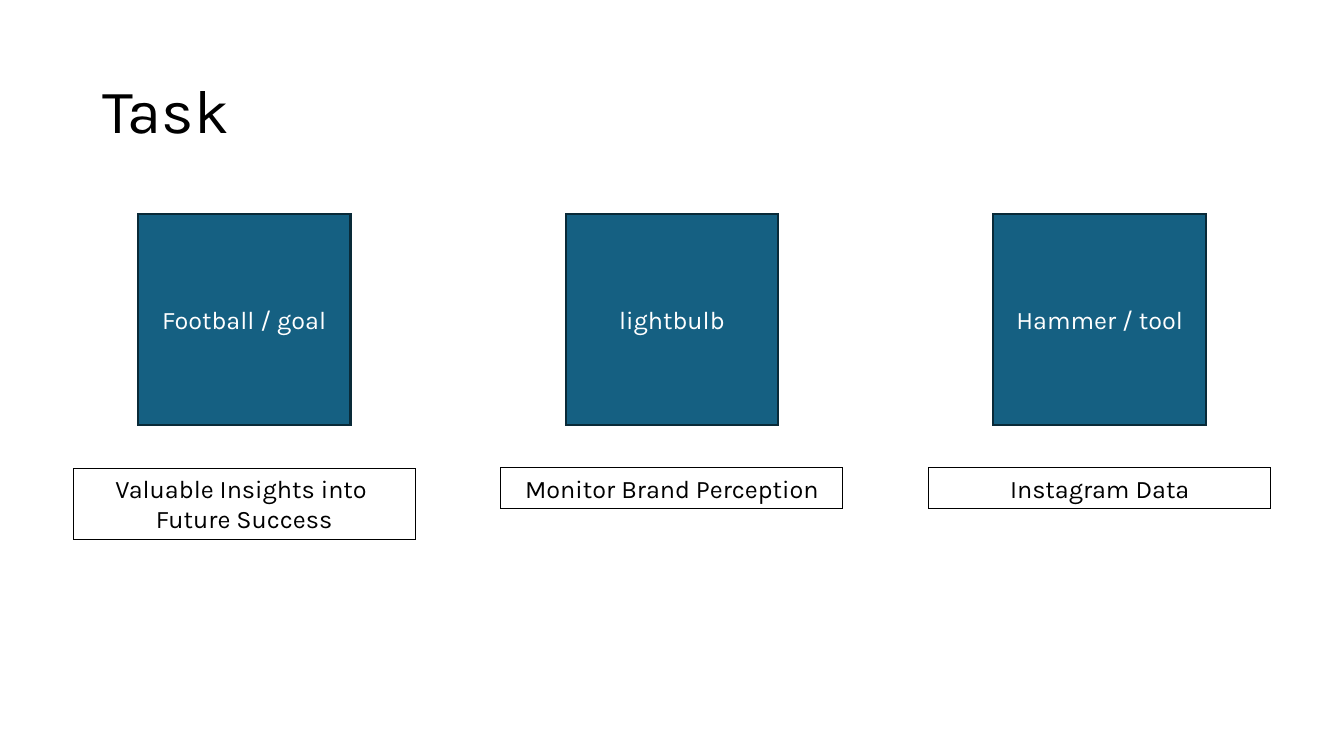
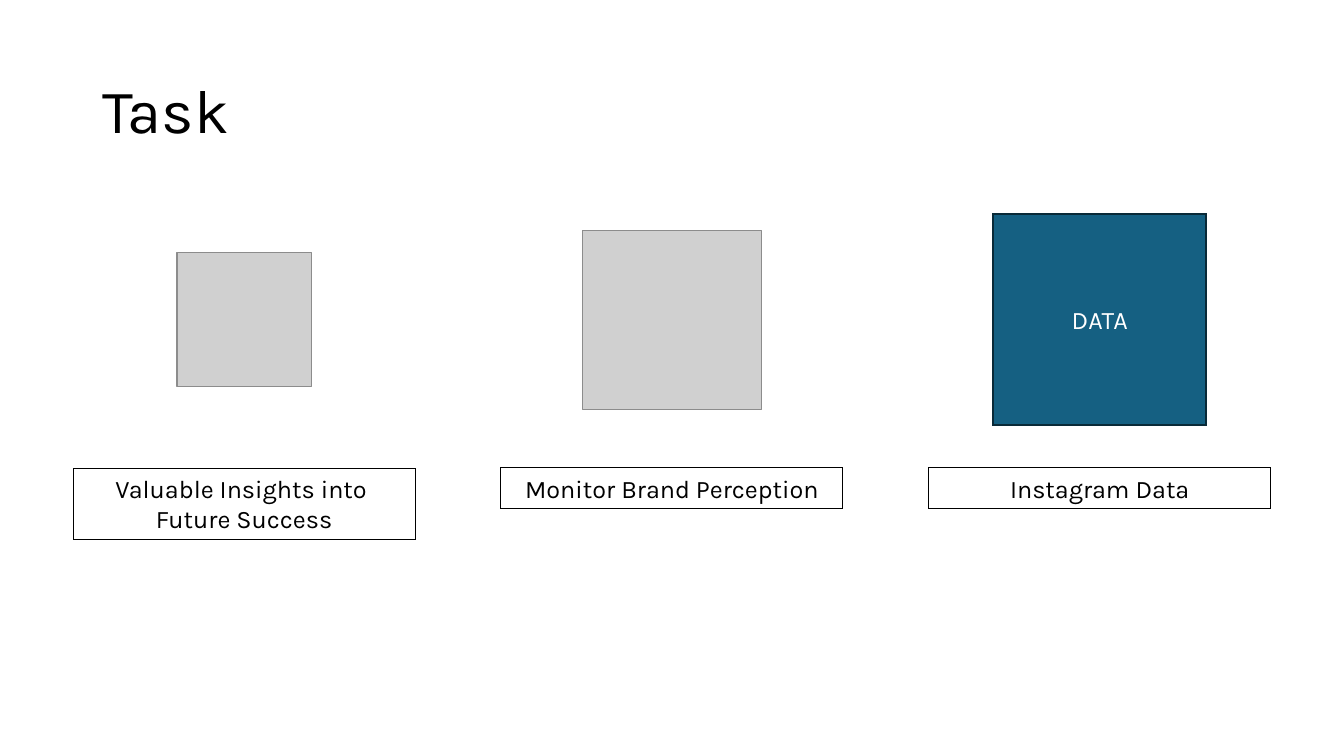
Before and after one commit to noahsta/datathon, a slide deck: slide 2 of docs/GroupPresentation.pptx. Drawn at 1344x756 pixels with LibreOffice and Linux fonts; fonts in the diff are those of the drawing; grey boxes stand for pictures. Boxes give left, top, right and bottom in pixels: in the first picture for what was removed or moved away, otherwise in the second. Text is boxed around its words. In the diff, an @@ line names an element or a change of style, - is before the commit and + after.

```diff
--- a/docs/GroupPresentation.pptx
+++ b/docs/GroupPresentation.pptx
@@ rectangle removed at <box>138,214,351,424</box> @@
-Football / goal
@@ rectangle removed at <box>566,214,778,424</box> @@
-lightbulb
@@ picture added at <box>583,230,762,409</box> @@
@@ picture added at <box>177,252,312,386</box> @@
@@ text in rectangle at <box>1072,313,1128,329</box>: text changed @@
-Hammer / tool
+DATA
```
Also in this commit, not shown: 6 other slides changed, 3 slides added, 1 slide removed, 3 other files.
